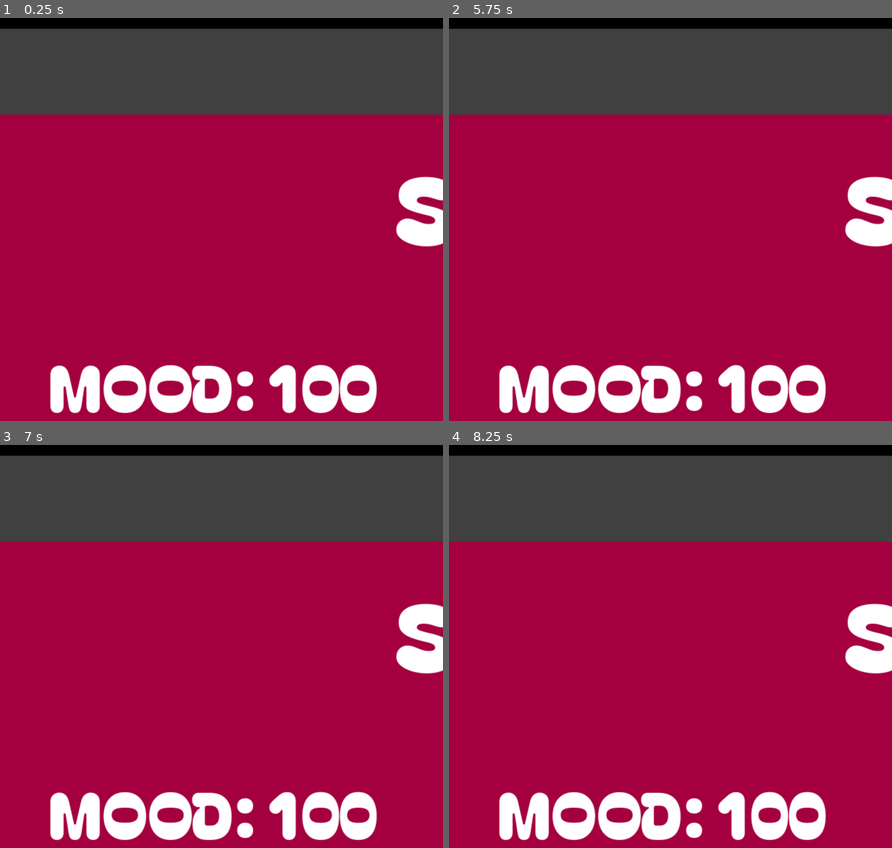
Above: before the commit, frames 1-4 (two rows, left to right).
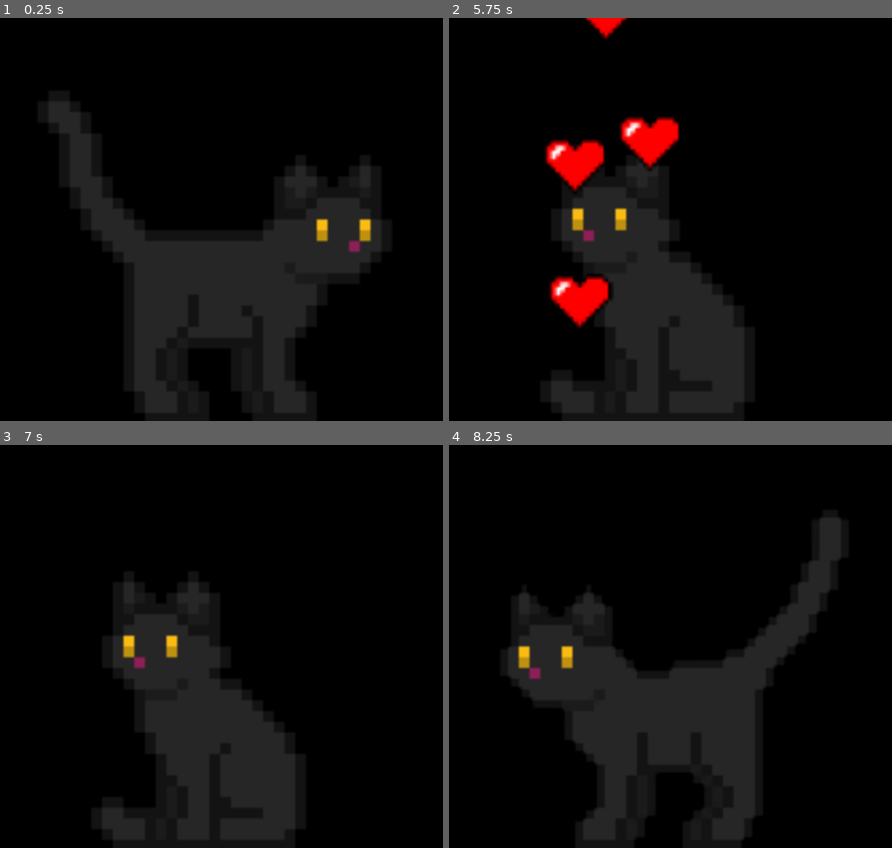
Above: after the commit, the same moments.

Repository: awesomesauce4646/virtual-pet
Game: Godot game, scene res://pet.tscn
Same seed, same stepped clock (60 frames per second), same inputs: the game is played once before the commit and once after it.
Inputs (mouse positions are in pixels of both pictures, inside the frame that each line leads up to):
- Up to frame 1 (0.25 s): no input
- Up to frame 2 (5.75 s): tap Enter (startGame) at 0.5, 5.1 s; drag from (652, 243) to (714, 130) at 0.52 s; drag from (581, 239) to (648, 300) at 1.27 s; move the mouse to (714, 130) at 2.02 s; hold Right 2.03-2.75 s; tap Shift at 2.1 s; drag from (648, 300) to (537, 159) at 2.77 s; move the mouse to (803, 279) at 3.52 s; hold Left 3.53-4.25 s; tap Alt at 3.6 s; tap Up (jump) at 3.77 s; drag from (537, 159) to (652, 243) at 4.27 s; move the mouse to (692, 219) at 5.02 s; hold Down from 5.03 s (still down); click (692, 219) at 5.17 s
- Up to frame 3 (7 s): release Down at 5.75 s; drag from (155, 545) to (132, 666) at 5.77 s; move the mouse to (318, 626) at 6.52 s; hold Right from 6.53 s (still down); tap Shift at 6.6 s; tap Up (jump) at 6.77 s
- Up to frame 4 (8.25 s): release Right at 7.25 s; drag from (581, 666) to (648, 727) at 7.27 s; move the mouse to (714, 557) at 8.02 s; hold Down from 8.03 s (still down); tap Alt at 8.1 s

The runs differ from the first frame. In frame 1, 97% of the frame differs, in the area x 0-100%, y 2-100%; in frame 2, 98%, in the area x 0-100%, y 0-100%; in frame 3, 97%; in frame 4, 97%.

Commit message:
Update pet.tscn

Diff:
--- a/virtual-pet/pet.tscn
+++ b/virtual-pet/pet.tscn
@@ -545,6 +545,18 @@
 corner_radius_bottom_right = 5
 corner_radius_bottom_left = 5
 
+[sub_resource type="StyleBoxFlat" id="StyleBoxFlat_11scu"]
+bg_color = Color(0.61118454, 0, 0.13188323, 1)
+border_width_left = 3
+border_width_top = 3
+border_width_right = 3
+border_width_bottom = 3
+border_color = Color(1, 1, 1, 1)
+corner_radius_top_left = 20
+corner_radius_top_right = 20
+corner_radius_bottom_right = 20
+corner_radius_bottom_left = 20
+
 [sub_resource type="AudioStreamMP3" id="AudioStreamMP3_x5jns"]
 data = PackedByteArray("SUQzAwAAAAABAFRYWFgAAAASAAAAbWFqb3JfYnJhbmQAbXA0MgBUWFhYAAAAEQAAAG1pbm9yX3ZlcnNpb24AMABUWFhYAAA …(35931 unchanged characters)…
 
@@ -575,7 +587,6 @@
 oversampling_override = 1.0
 position = Vector2i(0, 36)
 size = Vector2i(400, 300)
-visible = false
 unresizable = true
 always_on_top = true
 minimize_disabled = true
@@ -586,7 +597,7 @@
 offset_top = -5.0
 offset_right = 417.0
 offset_bottom = 305.0
-color = Color(0.26095545, 0, 0.034243464, 1)
+color = Color(0.16862746, 0.16862746, 0.16862746, 1)
 
 [node name="Text" type="RichTextLabel" parent="Window" unique_id=186010161]
 offset_left = 31.0
@@ -606,7 +617,9 @@
 offset_top = 238.0
 offset_right = 154.0
 offset_bottom = 293.0
+theme_override_constants/outline_size = 0
 theme_override_fonts/font = ExtResource("8_x5jns")
+theme_override_styles/normal = SubResource("StyleBoxFlat_11scu")
 text = "ABOUT BEAN"
 
 [node name="BeanPicture" type="TextureRect" parent="Window" unique_id=1671559546]
@@ -623,7 +636,9 @@
 offset_top = 238.0
 offset_right = 388.0
 offset_bottom = 293.0
+theme_override_constants/outline_size = 0
 theme_override_fonts/font = ExtResource("8_x5jns")
+theme_override_styles/normal = SubResource("StyleBoxFlat_11scu")
 text = "BEAN PICTURE"
 
 [node name="Button3" type="Button" parent="Window" unique_id=1841221059]
@@ -631,7 +646,9 @@
 offset_top = 238.0
 offset_right = 236.0
 offset_bottom = 293.0
+theme_override_constants/outline_size = 0
 theme_override_fonts/font = ExtResource("8_x5jns")
+theme_override_styles/normal = SubResource("StyleBoxFlat_11scu")
 text = "HOME"
 
 [node name="MeowSound" type="AudioStreamPlayer2D" parent="." unique_id=937604454]
@@ -751,6 +768,7 @@
 oversampling_override = 1.0
 position = Vector2i(0, 36)
 size = Vector2i(400, 300)
+visible = false
 unresizable = true
 always_on_top = true
 minimize_disabled = true
